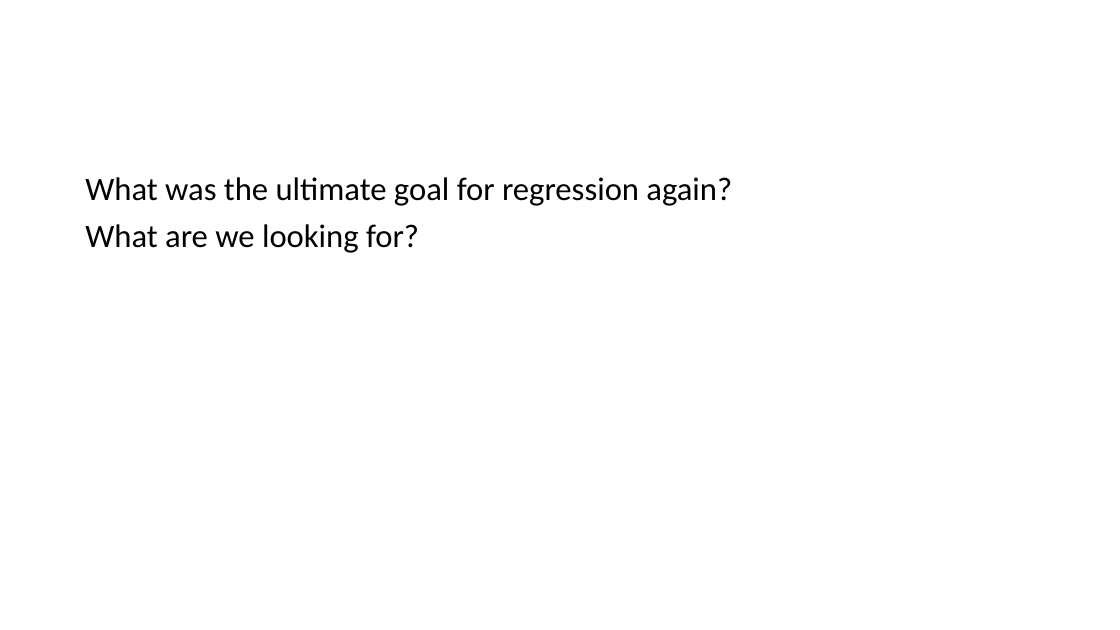
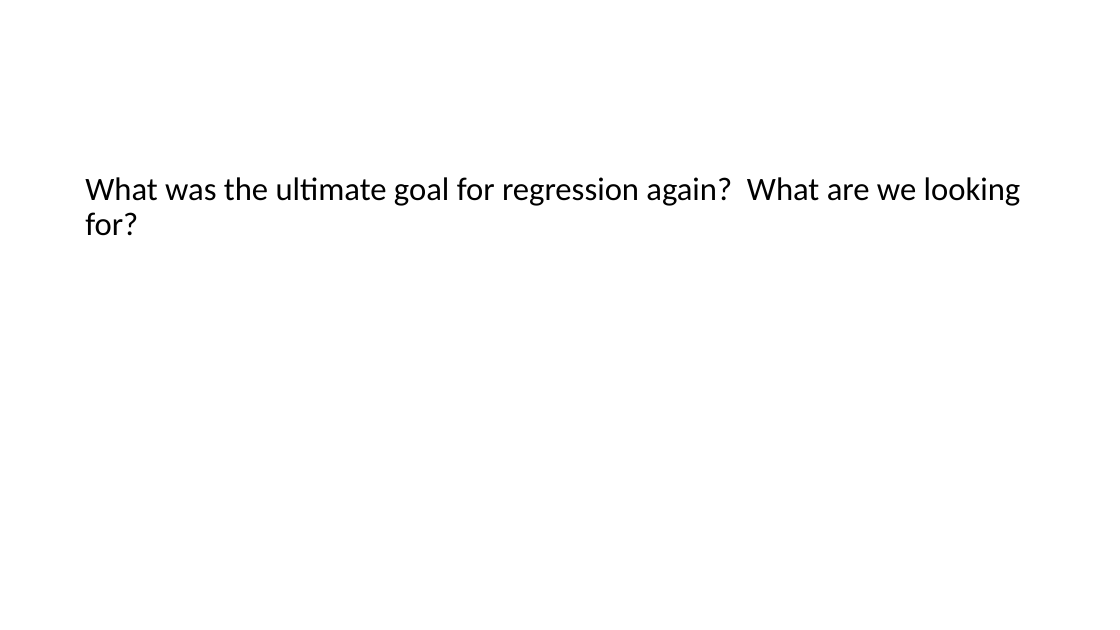
Before and after one commit to snyderjo/Neural-Network-Presentation, a slide deck: slide 48 of secondPart/Neural Networks - pt 2.pptx. Drawn at 1120x630 pixels with LibreOffice and Linux fonts; fonts in the diff are those of the drawing; grey boxes stand for pictures. Boxes give left, top, right and bottom in pixels: in the first picture for what was removed or moved away, otherwise in the second. Text is boxed around its words. In the diff, an @@ line names an element or a change of style, - is before the commit and + after.

Commit message:
commits file name changes and changes to the regression example.

```diff
--- a/secondPart/Neural Networks - pt 2.pptx
+++ b/secondPart/Neural Networks - pt 2.pptx
@@ text at (85,177,1021,236): text changed @@
-What was the ultimate goal for regression again?
-What are we looking for?
+What was the ultimate goal for regression again? What are we looking for?
```
Also in this commit, not shown: 15 other slides changed, 5 slides added, 4 slides removed, 2 other files.
